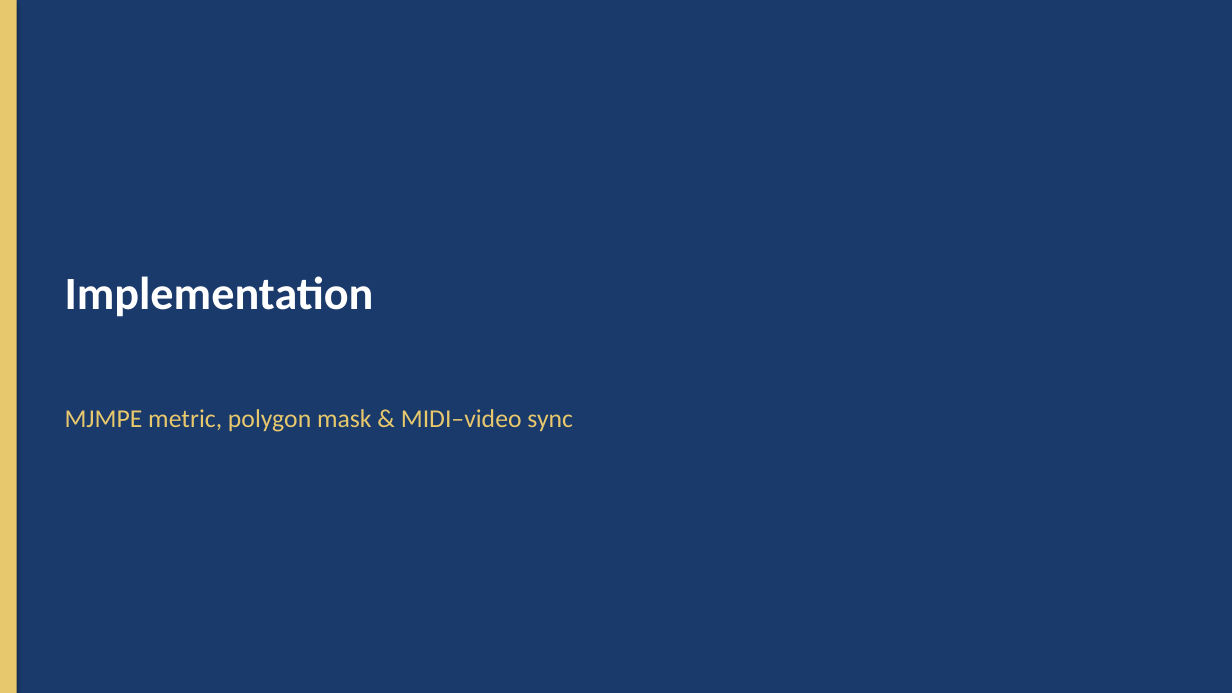
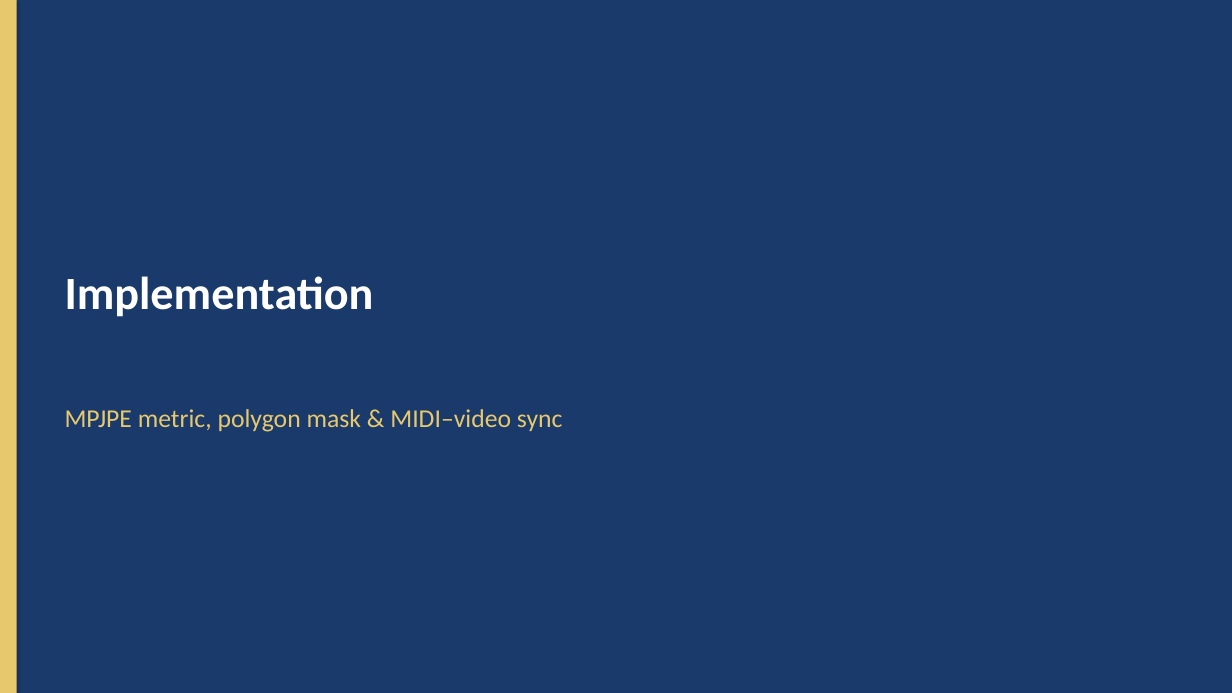
Before and after one commit to AayamRegmi/Comparative-Evaluation-of-Vision-Based-Finger-Tracking-for-Piano-Interaction, a slide deck: slide 9 of Documentation/Piano_Finger_Tracking_Presentation.pptx (slide 15 before the commit). Drawn at 1232x693 pixels with LibreOffice and Linux fonts; fonts in the diff are those of the drawing. Boxes give left, top, right and bottom in pixels: in the first picture for what was removed or moved away, otherwise in the second. Text is boxed around its words. In the diff, an @@ line names an element or a change of style, - is before the commit and + after.

Commit message:
Update documentation: replace MJMPE with MPJPE in report figures and redesign presentation
- Replace all section-8 chart screenshots in Word report with regenerated MPJPE-labelled plots
- Add MediaPipe-only per-finger MPJPE chart (Fig 8.2.3.b) replacing the combined view
- Redesign PowerPoint to use image placeholders and reduced text across all slides

```diff
--- a/Documentation/Piano_Finger_Tracking_Presentation.pptx
+++ b/Documentation/Piano_Finger_Tracking_Presentation.pptx
@@ text at bbox=[65, 409, 563, 432]: text changed @@
-MJMPE metric, polygon mask & MIDI–video sync
+MPJPE metric, polygon mask & MIDI–video sync
```
Also in this commit, not shown: 13 other slides changed, 4 slides added, 12 slides removed, 1 other file.
